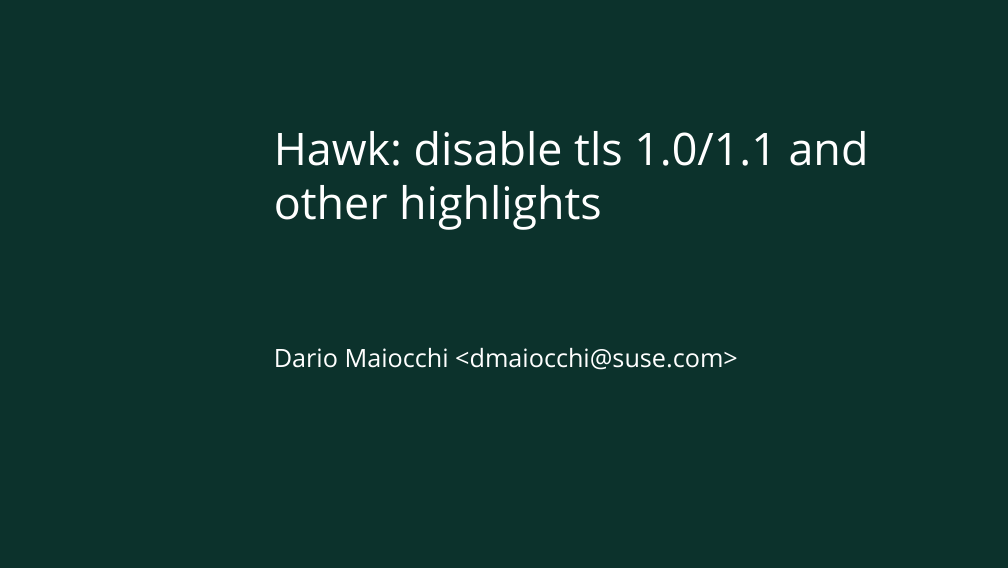
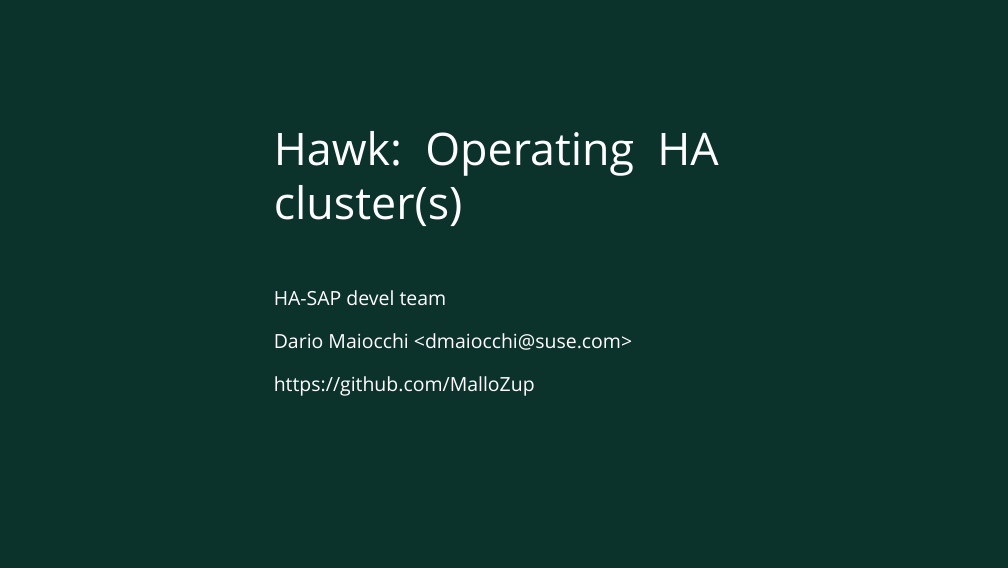
Before and after one commit to MalloZup/work-presentations, a slide deck: slide 1 of hawk-status.odp. Drawn at 1008x568 pixels with LibreOffice and Linux fonts; fonts in the diff are those of the drawing; background and template pictures are left out. Boxes give left, top, right and bottom in pixels: in the first picture for what was removed or moved away, otherwise in the second. Text is boxed around its words. In the diff, an @@ line names an element or a change of style, - is before the commit and + after.

```diff
--- a/hawk-status.odp
+++ b/hawk-status.odp
@@ title at [274, 131, 718, 226]: text changed @@
-Hawk: disable tls 1.0/1.1 and other highlights
+Hawk: Operating HA cluster(s)
@@ text at [274, 290, 447, 306]: paragraph added @@
+HA-SAP devel team
@@ text at [274, 333, 632, 350]: size 18 to 13.9 pt in "Dario Maiocchi <dmaiocchi@suse.com>" @@
@@ text at [274, 376, 535, 396]: paragraph added @@
+https://github.com/MalloZup
```
Also in this commit, not shown: 6 other slides changed, 14 slides added, 2 slides removed, 3 other files.
